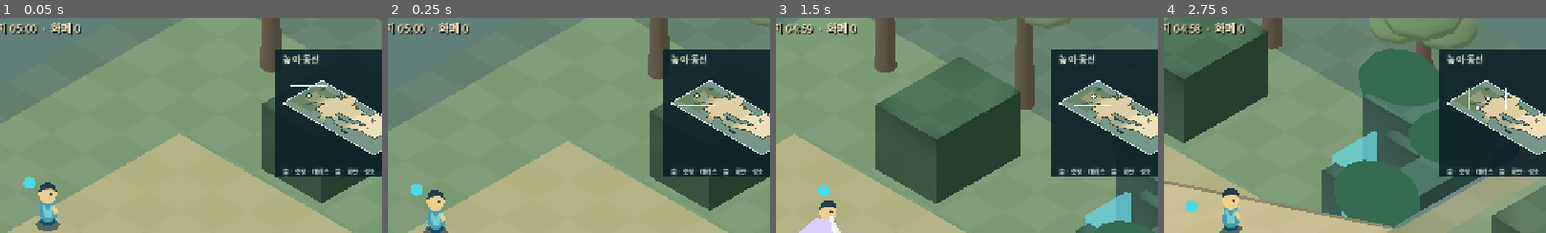
Above: before the commit, frames 1-4 (left to right).
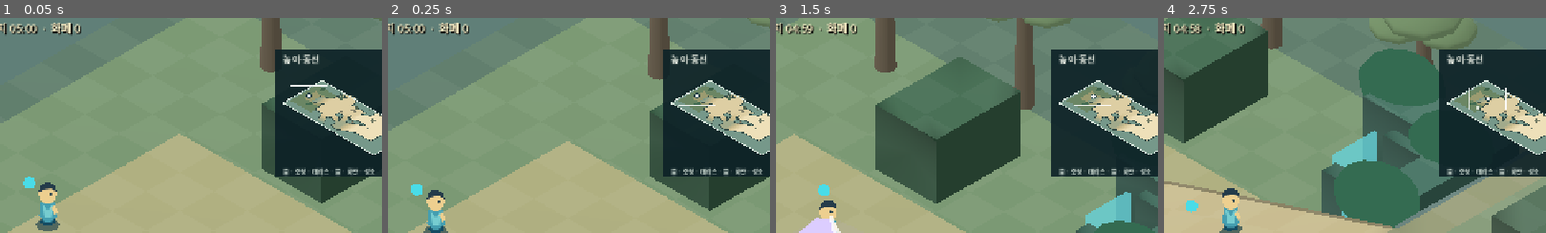
Above: after the commit, the same moments.

Repository: noru358/new-game
Game: Godot game, scene res://game/jungle_pass.tscn
Same seed, same stepped clock (60 frames per second), same inputs: the game is played once before the commit and once after it. This scene is started directly instead of the project's main scene.
Inputs (mouse positions are % of the whole screen's width and height, from its top left):
- Up to frame 1 (0.05 s): no input
- Up to frame 2 (0.25 s): no input
- Up to frame 3 (1.5 s): tap Enter at 0.5 s; move the mouse to (72, 45) at 0.52 s; hold D (move_right) 0.53-1.28 s; hold Shift (dash) 0.53-1.28 s; click (72, 45) at 0.67 s; move the mouse to (30, 55) at 1.27 s; hold S (move_down) from 1.28 s (still down); tap J (attack) at 1.35 s
- Up to frame 4 (2.75 s): tap Shift (dash) at 1.55 s; move the mouse to (60, 28) at 2.02 s; release S (move_down) at 2.03 s; hold D (move_right) from 2.03 s (still down); hold Shift (dash) from 2.03 s (still down)
The pictures show only the part of the screen within x 44-94%, y 3-53%; the shares and areas given below are measured in that part.

The runs differ from the first frame. In frame 1, 0.3% of the frame differs, in the area x 86-98%, y 42-58%; in frame 2, 0.3%; in frame 3, 0.3%; in frame 4, 0.3%.

Commit message:
Add connected jungle causeway and riverbank route trial

Diff:
--- a/game/hybrid_height.gd
+++ b/game/hybrid_height.gd
@@ -473,7 +473,8 @@
 	_top(st, render_bounds, func(_p): return 0.0, ground_color)
 	for floor in terrain.floor_areas:
 		if not render_bounds.intersects(floor.area): continue
-		_top(st, floor.area, func(_p): return float(floor.get("height", 0.7)), floor.color)
+		for area in terrain.surface_areas(floor):
+			_top(st, area, func(_p): return float(floor.get("height", 0.7)), floor.color)
 	for water in terrain.water_areas:
 		if not render_bounds.intersects(water): continue
 		_top(st, water, func(_p): return 1.0, Color("39858b"))
@@ -483,7 +484,8 @@
 	for plateau in terrain.plateaus:
 		if not render_bounds.intersects(plateau.area): continue
 		var elevation := func(_p): return plateau.height
-		_top(st, plateau.area, elevation, Color("d6cfb1") if plateau.height == 160 else plateau_color)
+		for area in terrain.surface_areas(plateau):
+			_top(st, area, elevation, Color("d6cfb1") if plateau.height == 160 else plateau_color)
 		for edge in terrain.plateau_edge_spans(plateau):
 			_queue_plateau_face(edge, plateau.height, plateau.base, cliff_color)
 			var lip: Rect2
--- a/game/hybrid_terrain.gd
+++ b/game/hybrid_terrain.gd
@@ -106,3 +106,18 @@
 	for a in [Rect2(0, 0, map_size.x, 12), Rect2(0, map_size.y - 12, map_size.x, 12), Rect2(0, 0, 12, map_size.y), Rect2(map_size.x - 12, 0, 12, map_size.y)]:
 		result.append(a)
 	return result
+
+
+func surface_areas(record: Dictionary) -> Array[Rect2]:
+	var pieces: Array[Rect2] = [record.area]
+	for cut in record.get("cutouts", []):
+		var remaining: Array[Rect2] = []
+		for area in pieces:
+			var overlap: Rect2 = area.intersection(cut)
+			if not overlap.has_area():
+				remaining.append(area)
+				continue
+			for piece in [Rect2(area.position, Vector2(area.size.x, overlap.position.y - area.position.y)), Rect2(Vector2(area.position.x, overlap.end.y), Vector2(area.size.x, area.end.y - overlap.end.y)), Rect2(Vector2(area.position.x, overlap.position.y), Vector2(overlap.position.x - area.position.x, overlap.size.y)), Rect2(Vector2(overlap.end.x, overlap.position.y), Vector2(area.end.x - overlap.end.x, overlap.size.y))]:
+				if piece.has_area(): remaining.append(piece)
+		pieces = remaining
+	return pieces
--- a/game/jungle_pass.gd
+++ b/game/jungle_pass.gd
@@ -30,8 +30,9 @@
 		"서쪽 상승로": Vector2(1410, 1180),
 		"북쪽 덩굴길": Vector2(1640, 265),
 		"정글 능선": Vector2(2640, 1120),
-		"석계단 정면길": Vector2(3070, 1110),
-		"하층 협곡": Vector2(3010, 1850),
+		"석교 직행로": Vector2(2850, 1140),
+		"강변 연결 비탈": Vector2(2890, 1480),
+		"강변 우회로": Vector2(3010, 2050),
 		"끊어진 바위 다리": Vector2(3410, 1790),
 		"남쪽 우회로": Vector2(2180, 2120),
 		"관문 상단": Vector2(4520, 1160),
@@ -57,6 +58,7 @@
 	_build_gate_silhouette()
 	_build_jungle_silhouette()
 	_build_gate_approaches()
+	_build_river_route()
 	for child in get_children():
 		if child is Node3D and not before.has(child): main_decor.append(child)
 
@@ -76,17 +78,20 @@
 				gate_route_encounter = route
 				_spawn_route_sentries(route, false)
 				return
-	elif not gate_route_crest_triggered and terrain.gate_routes[gate_route_encounter].crest.has_point(point):
-		gate_route_crest_triggered = true
-		_spawn_route_sentries(gate_route_encounter, true)
+	elif not gate_route_crest_triggered:
+		for route in terrain.gate_routes:
+			if terrain.gate_routes[route].crest.has_point(point):
+				gate_route_crest_triggered = true
+				_spawn_route_sentries(route, true)
+				return
 
 
 func _spawn_route_sentries(route: String, at_crest: bool) -> void:
 	var sentries: Array = []
 	if route == "stairs":
-		sentries = [[Vector2(3970, 1010), TrainingEnemy.Role.BEAST], [Vector2(4020, 1330), TrainingEnemy.Role.LAMP]] if at_crest else [[Vector2(2890, 1050), TrainingEnemy.Role.BEAST], [Vector2(3080, 1250), TrainingEnemy.Role.LAMP]]
+		sentries = [[Vector2(3970, 1010), TrainingEnemy.Role.BEAST], [Vector2(4020, 1330), TrainingEnemy.Role.LAMP]] if at_crest else [[Vector2(2890, 1100), TrainingEnemy.Role.BEAST], [Vector2(2960, 1180), TrainingEnemy.Role.LAMP]]
 	else:
-		sentries = [[Vector2(4450, 1760), TrainingEnemy.Role.ZONE], [Vector2(4620, 1840), TrainingEnemy.Role.BEAST]] if at_crest else [[Vector2(2830, 1770), TrainingEnemy.Role.ZONE], [Vector2(3130, 1840), TrainingEnemy.Role.BEAST]]
+		sentries = [[Vector2(4450, 1760), TrainingEnemy.Role.ZONE], [Vector2(4620, 1840), TrainingEnemy.Role.BEAST]] if at_crest else [[Vector2(2820, 1930), TrainingEnemy.Role.ZONE], [Vector2(2960, 2100), TrainingEnemy.Role.FRAGMENT]]
 	for entry in sentries:
 		var spawn_point: Vector2 = entry[0]
 		if navigation.is_open(spawn_point, ACTOR_CLEARANCE + 6.0) and navigation.find_path(spawn_point, player.global_position).size() >= 2:
@@ -297,3 +302,27 @@
 			shard.rotation.y = float(step + 1) * 0.17 * side
 			shard.rotation.z = (0.12 + float(step % 2) * 0.08) * side
 			add_child(shard)
+
+
+func _build_river_route() -> void:
+	# Low water ribbons and rooted banks keep the path and actors readable.
+	for i in 28:
+		var point := Vector2(2790 + i * 48, 2200 + sin(i * 0.7) * 14)
+		var water := MeshInstance3D.new()
+		water.name = "RiverRibbon"
+		var shape := BoxMesh.new()
+		shape.size = Vector3(0.52, 0.025, 0.55)
+		water.mesh = shape
+		water.position = terrain.world_point(point, 2)
+		water.material_override = _material(Color("76b2ad"))
+		add_child(water)
+	for point in [Vector2(2790, 2030), Vector2(3170, 2090), Vector2(2810, 1590)]:
+		var root := MeshInstance3D.new()
+		root.name = "RiverRoot"
+		var shape := BoxMesh.new()
+		shape.size = Vector3(0.22, 0.10, 0.65)
+		root.mesh = shape
+		root.position = terrain.world_point(point, 5)
+		root.rotation.y = 0.7
+		root.material_override = _material(Color("685d48"))
+		add_child(root)
--- a/game/jungle_pass_terrain.gd
+++ b/game/jungle_pass_terrain.gd
@@ -32,10 +32,10 @@
 	# canyon route. Both rise separately to the high gate court.
 	plateaus = [
 		{"area": Rect2(1550, 400, 950, 1600), "height": 240.0, "base": 0.0, "name": "정글 능선", "openings": {"west": [[900.0, 1450.0]], "north": [[2000.0, 2350.0]], "south": [[2000.0, 2350.0]], "east": [[760.0, 1320.0], [1660.0, 1920.0]]}},
-		{"area": Rect2(2500, 620, 850, 830), "height": 240.0, "base": 0.0, "name": "관문 제방", "openings": {"west": [[760.0, 1320.0]], "east": [[900.0, 1450.0]]}},
-		{"area": Rect2(2760, 1550, 460, 450), "height": 80.0, "base": 0.0, "name": "하층 협곡", "openings": {"west": [[1660.0, 1920.0]], "east": [[1550.0, 2000.0]]}},
+		{"area": Rect2(2500, 620, 850, 830), "height": 240.0, "base": 0.0, "name": "무너진 석교", "openings": {"west": [[760.0, 1320.0]], "east": [[900.0, 1450.0]], "south": [[2760.0, 3020.0]]}},
+		{"area": Rect2(2760, 1550, 460, 700), "height": 80.0, "base": 0.0, "name": "강변 쉼터", "openings": {"west": [[1660.0, 1920.0]], "east": [[1550.0, 2250.0]], "north": [[2760.0, 3020.0]]}},
 		{"area": Rect2(3900, 500, 1350, 1050), "height": 480.0, "base": 0.0, "name": "관문 상단", "openings": {"west": [[900.0, 1450.0]], "south": [[4360.0, 5250.0]]}},
-		{"area": Rect2(4360, 1550, 890, 450), "height": 480.0, "base": 0.0, "name": "남쪽 관문 상단", "openings": {"west": [[1550.0, 2000.0]], "north": [[4360.0, 5250.0]]}},
+		{"area": Rect2(4360, 1550, 890, 700), "height": 480.0, "base": 0.0, "name": "남쪽 관문 상단", "openings": {"west": [[1550.0, 2250.0]], "north": [[4360.0, 5250.0]]}},
 		{"area": Rect2(2000, 130, 350, 270), "height": 240.0, "base": 0.0, "name": "북쪽 덩굴길 쉼터", "openings": {"west": [[130.0, 400.0]], "south": [[2000.0, 2350.0]]}},
 	]
 	ramps = [
@@ -43,15 +43,16 @@
 		{"area": Rect2(1250, 130, 750, 270), "axis": 0, "from": 0.0, "to": 240.0, "name": "북쪽 덩굴길"},
 		{"area": Rect2(2000, 2000, 350, 270), "axis": 1, "from": 240.0, "to": 0.0, "name": "남쪽 우회로"},
 		{"area": Rect2(3150, 900, 750, 550), "axis": 0, "from": 240.0, "to": 480.0, "base": 0.0, "name": "관문 석계단", "kind": "gate_stairs"},
-		{"area": Rect2(3600, 1550, 760, 450), "axis": 0, "from": 240.0, "to": 480.0, "base": 0.0, "name": "관문 바위길", "kind": "rock_path"},
+		{"area": Rect2(3600, 1550, 760, 700), "axis": 0, "from": 240.0, "to": 480.0, "base": 0.0, "name": "강변 유적 오르막", "kind": "rock_path"},
 		{"area": Rect2(2500, 1660, 260, 260), "axis": 0, "from": 240.0, "to": 80.0, "base": 0.0, "name": "협곡 하강로", "kind": "rock_path"},
-		{"area": Rect2(3100, 1550, 500, 450), "axis": 0, "from": 80.0, "to": 240.0, "base": 0.0, "name": "끊어진 바위 다리", "kind": "broken_bridge"},
+		{"area": Rect2(3100, 1550, 500, 700), "axis": 0, "from": 80.0, "to": 240.0, "base": 0.0, "name": "끊어진 바위 다리", "kind": "broken_bridge"},
 	]
+	ramps.append({"area": Rect2(2760, 1200, 260, 520), "axis": 1, "from": 240.0, "to": 80.0, "base": 0.0, "name": "강변 연결 비탈", "kind": "rock_path"})
 	water_areas = []
 	chasm_areas = [
-		Rect2(2500, 1450, 1100, 100),
+		Rect2(2500, 1450, 260, 100),
+		Rect2(3020, 1450, 580, 100),
 		Rect2(2500, 1620, 260, 40),
-		Rect2(3220, 2000, 380, 130),
 	]
 	floor_areas = [
 		{"area": Rect2(100, 370, 1260, 1670), "color": Color("6b8664")},
@@ -59,9 +60,9 @@
 		{"area": Rect2(1640, 540, 790, 1320), "height": 241.2, "color": Color("788b6d")},
 		{"area": Rect2(1930, 910, 570, 520), "height": 242.4, "color": Color("b3aa83")},
 		{"area": Rect2(2530, 700, 770, 670), "height": 241.2, "color": Color("b8ad87")},
-		{"area": Rect2(2760, 1630, 450, 350), "height": 81.2, "color": Color("536d65")},
+		{"area": Rect2(2760, 1630, 450, 620), "height": 81.2, "color": Color("536d65")},
 		{"area": Rect2(3920, 540, 1270, 1010), "height": 481.2, "color": Color("9f9b7f")},
-		{"area": Rect2(4360, 1550, 830, 360), "height": 481.2, "color": Color("9f9b7f")},
+		{"area": Rect2(4360, 1550, 830, 620), "height": 481.2, "color": Color("9f9b7f")},
 		{"area": Rect2(4100, 800, 1030, 720), "height": 482.4, "color": Color("bcb08a")},
 		{"area": Rect2(3900, 940, 240, 470), "height": 483.6, "color": Color("b8ad87")},
 	]
@@ -77,6 +78,14 @@
 		{"area": Rect2(3330, 2050, 70, 75), "rise": 110.0, "color": Color("586b63"), "collidable": false},
 		{"area": Rect2(4490, 1690, 90, 100), "rise": 115.0, "color": Color("67776b")},
 	]
+	# Broken parapets constrict the direct causeway; broad bank below permits flanking.
+	for area in [Rect2(2760, 880, 260, 140), Rect2(2530, 1320, 180, 105), Rect2(3420, 1550, 110, 190)]:
+		wall_areas.append({"area": area, "rise": 65.0, "color": Color("827f69")})
+	floor_areas.append({"area": Rect2(2780, 1990, 200, 160), "height": 81.5, "color": Color("5d9290")})
+	plateaus[1]["cutouts"] = [ramps[7].area]
+	for floor in floor_areas:
+		if float(floor.get("height", 0.0)) > 200.0 and floor.area.intersects(ramps[7].area):
+			floor["cutouts"] = [ramps[7].area]
 	for center in GATE_COLUMN_CENTERS:
 		var column := {"area": Rect2(center - GATE_COLUMN_SIZE * 0.5, GATE_COLUMN_SIZE), "rise": GATE_COLUMN_RISE, "color": Color("677867")}
 		gate_columns.append(column)
@@ -106,7 +115,7 @@
 		if ramp.area.has_point(point): return ramp.name
 	if plateaus[3].area.has_point(point) or plateaus[4].area.has_point(point): return "관문 상단"
 	if plateaus[5].area.has_point(point): return "북쪽 덩굴길 쉼터"
-	if plateaus[2].area.has_point(point): return "하층 협곡"
-	if plateaus[1].area.has_point(point): return "석계단 제방"
+	if plateaus[2].area.has_point(point): return "강변 쉼터"
+	if plateaus[1].area.has_point(point): return "무너진 석교"
 	if plateaus[0].area.has_point(point): return "정글 능선"
 	return "정글 진입로" if point.x < 1550.0 else "절벽 아랫길"
--- a/project.godot
+++ b/project.godot
@@ -10,7 +10,7 @@
 
 [application]
 
-config/name="Loop Conquest - Exploration and Awakening v23"
+config/name="Loop Conquest - Jungle Routes v24"
 config/use_custom_user_dir=true
 config/custom_user_dir_name="Godot/app_userdata/Loop Conquest - 1G Complete Run v03"
 run/main_scene="res://game/travel_camp.tscn"
--- a/tests/verify_jungle_pass.gd
+++ b/tests/verify_jungle_pass.gd
@@ -30,14 +30,21 @@
 	var cross_path: PackedVector2Array = scene.navigation.find_path(Vector2(3100, 1200), Vector2(3100, 1850))
 	var cross_distance := 0.0
 	for i in range(cross_path.size() - 1): cross_distance += cross_path[i].distance_to(cross_path[i + 1])
-	_check(cross_distance > 1500.0, "the gorge prevents switching between upper and lower routes near the gate")
+	_check(cross_distance > 650.0 and cross_distance < 1400.0, "the middle slope reconnects upper and lower routes without a cliff shortcut")
 	_check(scene.terrain.height_at(Vector2(2640, 1120)) == 240.0 and scene.terrain.height_at(Vector2(3010, 1850)) == 80.0 and scene.terrain.height_at(Vector2(4520, 1160)) == 480.0, "the two approaches actually use different walking elevations")
+	for area in scene.terrain.surface_areas(scene.terrain.plateaus[1]):
+		_check(not area.has_point(Vector2(2890, 1300)), "upper plateau does not visually cover descending connector")
+	for y in range(1190, 1741, 20):
+		_check(scene.navigation.is_open(Vector2(2890, y), scene.ACTOR_CLEARANCE), "new connecting slope has full player clearance")
+		_check(absf(scene.terrain.height_at(Vector2(2890, y)) - scene.terrain.height_at(Vector2(2890, y + 1))) < 1.0, "connecting slope has no elevation seam")
+	_check(scene.navigation.find_path(Vector2(2890, 1700), Vector2(3030, 2090)).size() > 1, "expanded riverbank clearing reachable")
+	_check(not scene.navigation.is_open(Vector2(2860, 930), scene.ACTOR_CLEARANCE), "broken parapet constricts the direct route")
 	scene.teleport(Vector2(2590, 1130))
 	await physics_frame
 	_check(scene.gate_route_encounter == "stairs" and scene._active_enemy_count() == 2, "main stair route starts with its own two-sentry encounter")
-	scene.teleport(Vector2(3840, 1130))
+	scene.teleport(Vector2(4180, 1770))
 	await physics_frame
-	_check(scene.gate_route_crest_triggered and scene._active_enemy_count() == 4, "the main ascent adds a distinct gate-top encounter")
+	_check(scene.gate_route_crest_triggered and scene._active_enemy_count() == 4, "switching from the direct route to the river route still triggers its gate-top encounter")
 	scene.teleport(Vector2(2590, 1770))
 	await physics_frame
 	_check(scene.gate_route_encounter == "stairs" and scene._active_enemy_count() == 4, "the other approach does not stack another route's encounters in one run")
--- a/tests/verify_terrain_coherence.gd
+++ b/tests/verify_terrain_coherence.gd
@@ -94,7 +94,7 @@
 	player.hurt_immunity = 1000.0
 	for action in ["move_up", "move_down"]:
 		var flat_screen: float = await _sample_screen_y(scene, Vector2(430, 1210), action)
-		for point in [Vector2(3420, 1120), Vector2(3350, 1770), Vector2(3890, 1770)]:
+		for point in [Vector2(3420, 1120), Vector2(3350, 1770), Vector2(3890, 1770), Vector2(2890, 1460)]:
 			var slope_screen: float = await _sample_screen_y(scene, point, action)
 			_check(signf(slope_screen) == signf(flat_screen) and absf(slope_screen) >= absf(flat_screen) * 0.9, "screen %s keeps flat-ground vertical progress on %s: %.1f / %.1f" % [action, scene.terrain.surface_name(point), slope_screen, flat_screen])
 	for region in [scene.terrain, TempleHybridTerrain.new(), HybridTerrain.new()]:
Not shown, changed: CHANGELOG.md
Not shown, changed: DEV_STATUS.md
Not shown, changed: LOOP_CONQUEST_MASTER.md
Not shown, changed: README.md
